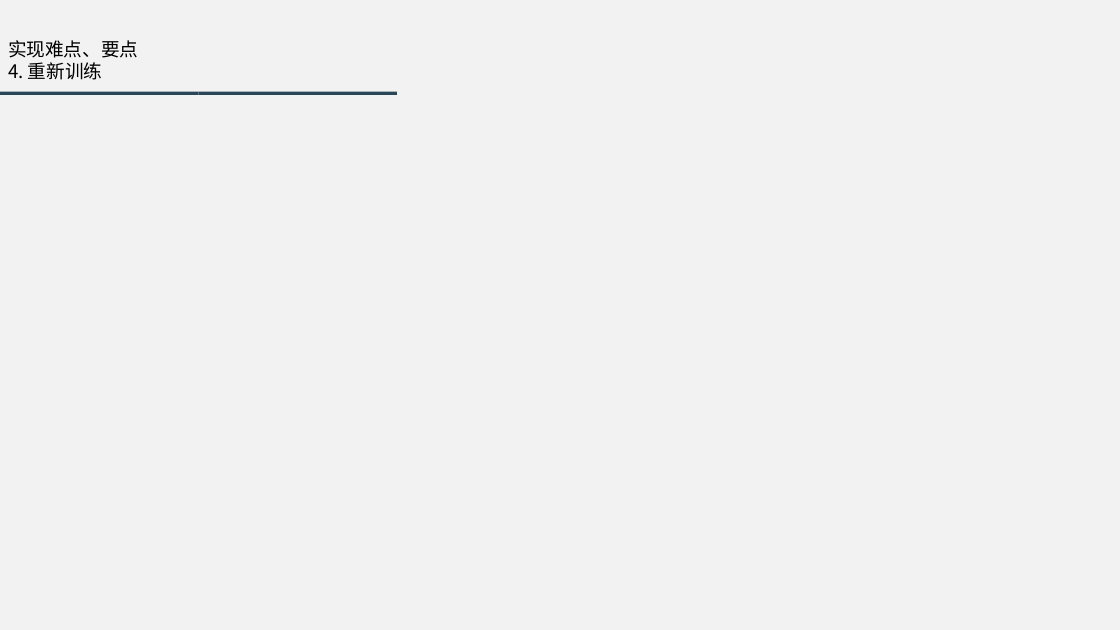
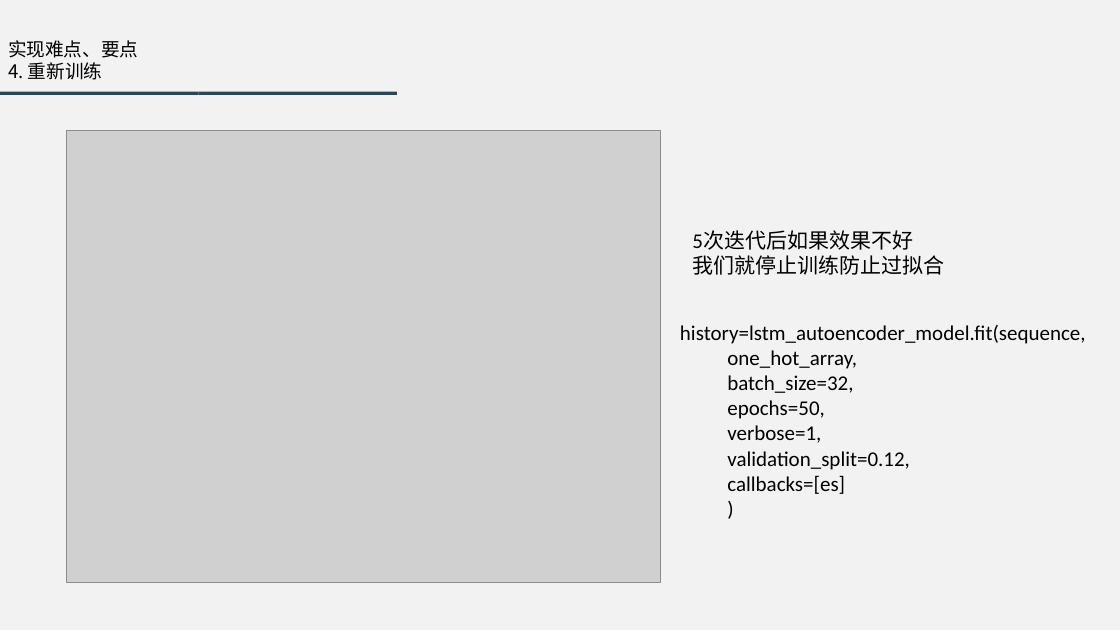
Before and after one commit to ChenZiHong-Gavin/Semantic-Equivalent-Adversarial-Data, a slide deck: slide 29 of doc/3. PPT/用于视觉问答的语义等效对抗性数据扩展.pptx. Drawn at 1120x630 pixels with LibreOffice and Linux fonts; fonts in the diff are those of the drawing; grey boxes stand for pictures. Boxes give left, top, right and bottom in pixels: in the first picture for what was removed or moved away, otherwise in the second. Text is boxed around its words. In the diff, an @@ line names an element or a change of style, - is before the commit and + after.

```diff
--- a/doc/3. PPT/用于视觉问答的语义等效对抗性数据扩展.pptx
+++ b/doc/3. PPT/用于视觉问答的语义等效对抗性数据扩展.pptx
@@ picture added at (66, 131, 660, 583) @@
@@ text added at (692, 231, 944, 275), 18 pt, text #000000 @@
+5次迭代后如果效果不好
+我们就停止训练防止过拟合
@@ text added at (680, 325, 1086, 494), 18 pt, text #000000 @@
+history=lstm_autoencoder_model.fit(sequence,
+one_hot_array,
+batch_size=32,
+epochs=50,
+verbose=1,
+validation_split=0.12,
+callbacks=[es]
+)
```
Also in this commit, not shown: 4 other slides changed, 3 slides added, 16 slides removed, 1 other file.
